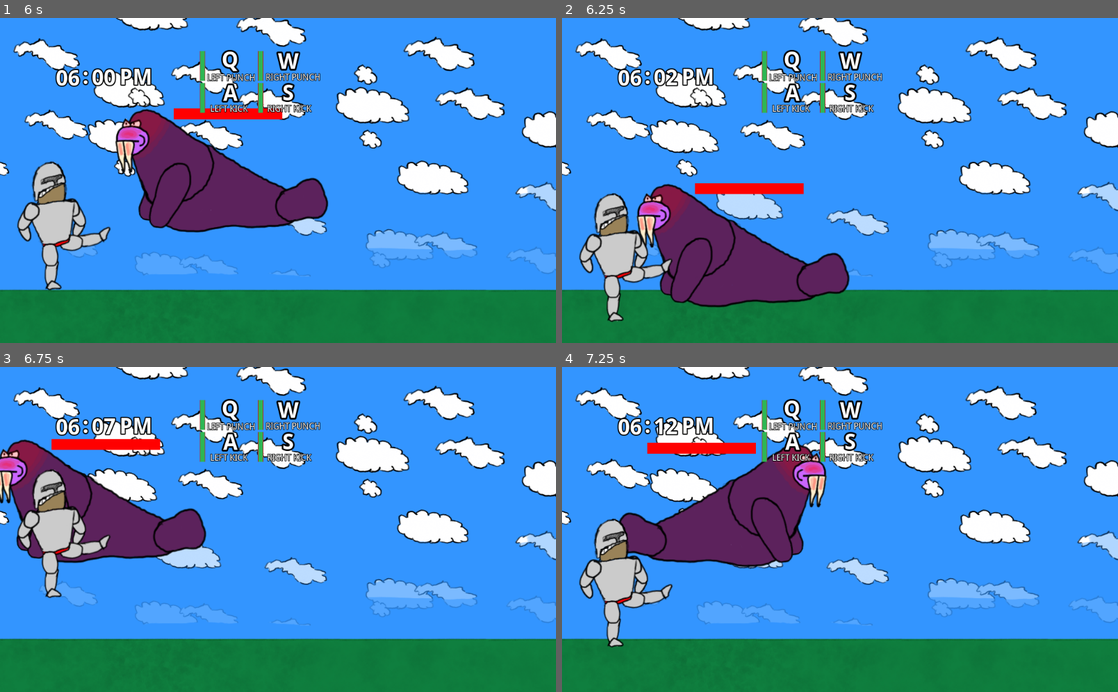
Above: before the commit, frames 1-4 (two rows, left to right).
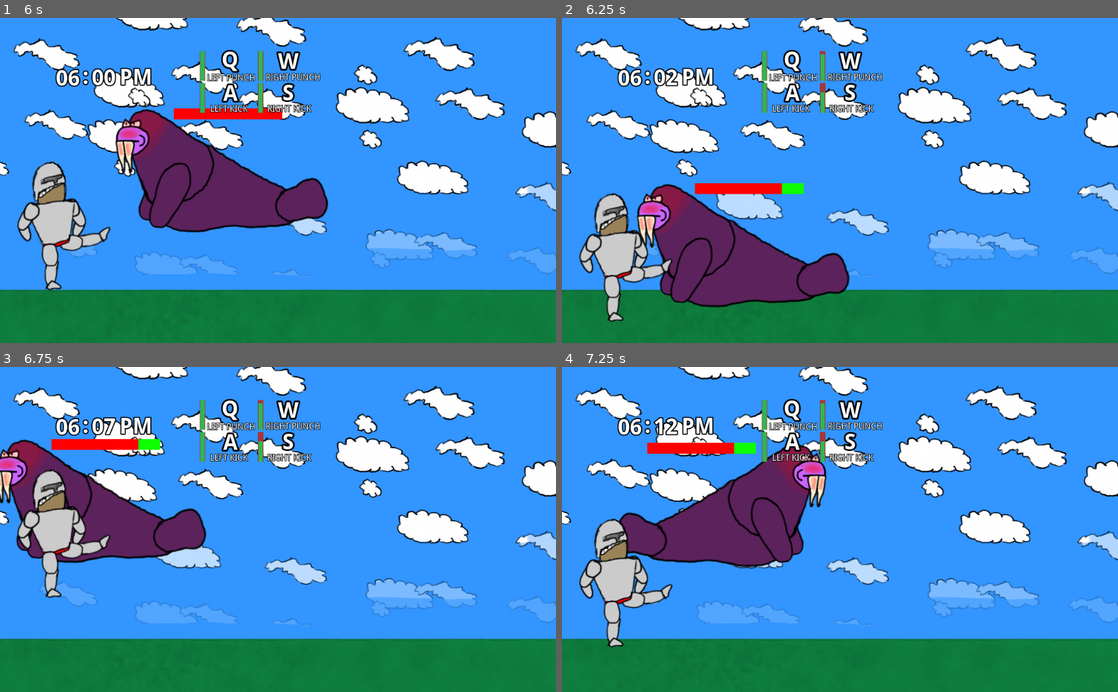
Above: after the commit, the same moments.

Repository: Wall-Dough/unstable
Game: Godot game, scene res://level/Level.tscn
The game is run twice, just before and just after one commit, with the same random seed, the same clock (stepped at 60 frames per second) and the same inputs.
Inputs:
- Up to frame 1 (6 s): hold W (punch_right) 0.53-1.28 s; tap Up (jump) at 0.6, 0.77, 1.07, 1.52, 1.55, 1.82, 2.1, 3.02, 3.05, 3.32, 3.6, 3.77, 4.07, 4.52, 4.55, 4.82, 5.1 s; hold A (kick_left) 1.28-2.03 s; tap S (give) every 1.5 s from 1.35 to 5.85 s; hold W (punch_right) 2.03-3.53 s; hold A (kick_left) 3.53-5.78 s; hold W (punch_right) from 5.78 s (still down)
- Up to frame 2 (6.25 s): keep holding W (punch_right); tap Up (jump) at 6.02, 6.05 s
- Up to frame 3 (6.75 s): keep holding W (punch_right); tap Up (jump) at 6.32, 6.6 s
- Up to frame 4 (7.25 s): keep holding W (punch_right); tap Up (jump) at 6.77, 7.07 s

Frame 1 is identical in both runs. In frame 2, 0.2% of the frame differs, in the area x 39-48%, y 10-55%; in frame 3, 0.2%, in the area x 24-48%, y 10-26%; in frame 4, 0.2%.

Commit message:
Give attacks actual hitboxes

Diff:
--- a/player/Player.gd
+++ b/player/Player.gd
@@ -29,6 +29,7 @@
 	self.combat_mode = combat_mode
 	if combat_mode:
 		cooldown_left = 0
+	$body/player_detect/non_combat.set_disabled(combat_mode)
 
 func change_sprite(sprite):
 	active_sprite.hide()
@@ -37,6 +38,10 @@
 
 func rest():
 	change_sprite(rest_sprite)
+	$body/player_detect/kick_left.set_disabled(true)
+	$body/player_detect/kick_right.set_disabled(true)
+	$body/player_detect/punch_left.set_disabled(true)
+	$body/player_detect/punch_right.set_disabled(true)
 
 func walk():
 	change_sprite($body.get_walk_sprite())
@@ -60,6 +65,7 @@
 func punch_left():
 	if victory:
 		return
+	$body/player_detect/punch_left.set_disabled(false)
 	change_sprite($body/collision/sprite/punch_left)
 	if near_monster:
 		get_root().play_hit_hurt()
@@ -68,6 +74,7 @@
 func punch_right():
 	if victory:
 		return
+	$body/player_detect/punch_right.set_disabled(false)
 	change_sprite($body/collision/sprite/punch_right)
 	if near_monster:
 		get_root().play_hit_hurt()
@@ -76,6 +83,7 @@
 func kick_left():
 	if victory:
 		return
+	$body/player_detect/kick_left.set_disabled(false)
 	change_sprite($body/collision/sprite/kick_left)
 	if near_monster:
 		get_root().play_hit_hurt()
@@ -84,10 +92,8 @@
 func kick_right():
 	if victory:
 		return
+	$body/player_detect/kick_right.set_disabled(false)
 	change_sprite($body/collision/sprite/kick_right)
-	if near_monster:
-		get_root().play_hit_hurt()
-		get_monster().right_kick()
 
 func none_pressed():
 	if victory:
@@ -161,11 +167,23 @@
 			elif Input.is_action_just_pressed("pet"):
 				pet()
 
-
 func _on_player_detect_area_entered(area):
 	if area.get_name() == "monster_detect":
 		near_monster = true
-
+		if combat_mode:
+			if !$body/player_detect/punch_left.is_disabled():
+				get_monster().left_punch()
+				$body/player_detect/punch_left.set_disabled(true)
+			if !$body/player_detect/punch_right.is_disabled():
+				get_monster().right_punch()
+				$body/player_detect/punch_right.set_disabled(true)
+			if !$body/player_detect/kick_left.is_disabled():
+				get_monster().left_kick()
+				$body/player_detect/kick_left.set_disabled(true)
+			if !$body/player_detect/kick_right.is_disabled():
+				get_monster().right_kick()
+				$body/player_detect/kick_right.set_disabled(true)
+			get_root().play_hit_hurt()
 
 func _on_player_detect_area_exited(area):
 	if area.get_name() == "monster_detect":
--- a/player/Player.tscn
+++ b/player/Player.tscn
@@ -12,6 +12,18 @@
 
 [sub_resource type="RectangleShape2D" id=3]
 extents = Vector2( 63.3844, 117.06 )
+
+[sub_resource type="RectangleShape2D" id=4]
+extents = Vector2( 29.6857, 14.1962 )
+
+[sub_resource type="RectangleShape2D" id=5]
+extents = Vector2( 29.6857, 13.3038 )
+
+[sub_resource type="RectangleShape2D" id=6]
+extents = Vector2( 29.5075, 14.3747 )
+
+[sub_resource type="RectangleShape2D" id=7]
+extents = Vector2( 25.0452, 16.1596 )
 
 [node name="Player" type="Node2D"]
 script = ExtResource( 2 )
@@ -127,9 +139,29 @@
 [node name="player_detect" type="Area2D" parent="body"]
 position = Vector2( -10.3932, -109.706 )
 
-[node name="collision" type="CollisionShape2D" parent="body/player_detect"]
+[node name="non_combat" type="CollisionShape2D" parent="body/player_detect"]
 position = Vector2( -3.46436, 4.61919 )
 shape = SubResource( 3 )
+
+[node name="punch_left" type="CollisionShape2D" parent="body/player_detect"]
+position = Vector2( 24.2018, -28.4017 )
+shape = SubResource( 4 )
+disabled = true
+
+[node name="punch_right" type="CollisionShape2D" parent="body/player_detect"]
+position = Vector2( 86.6736, -31.9715 )
+shape = SubResource( 5 )
+disabled = true
+
+[node name="kick_left" type="CollisionShape2D" parent="body/player_detect"]
+position = Vector2( 47.4056, 28.7155 )
+shape = SubResource( 6 )
+disabled = true
+
+[node name="kick_right" type="CollisionShape2D" parent="body/player_detect"]
+position = Vector2( 77.7491, 25.1457 )
+shape = SubResource( 7 )
+disabled = true
 
 [connection signal="body_entered" from="body" to="body" method="_on_body_body_entered"]
 [connection signal="area_entered" from="body/player_detect" to="." method="_on_player_detect_area_entered"]
Not shown: 1 places in player/Player.tscn that only renumber resources
